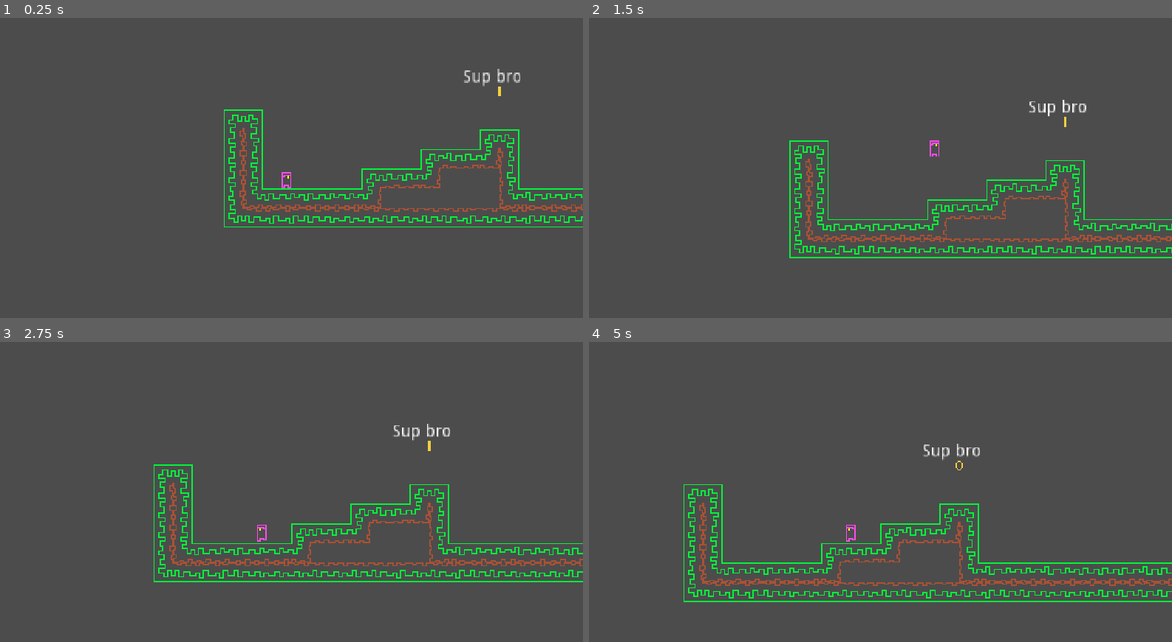
Above: before the commit, frames 1-4 (two rows, left to right).
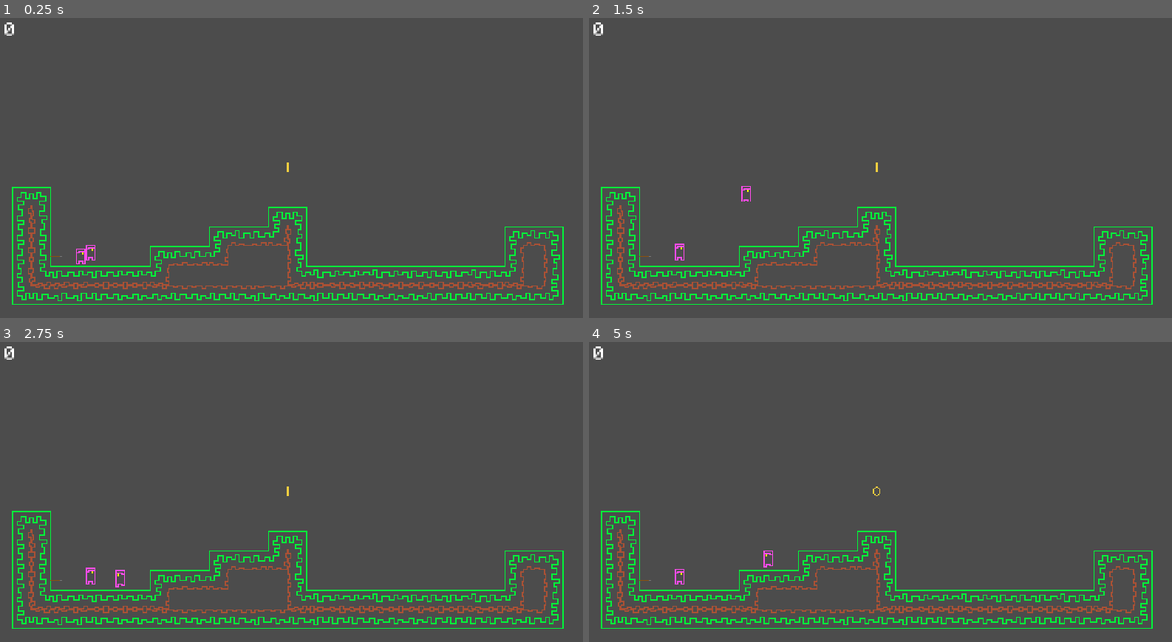
Above: after the commit, the same moments.

Repository: FoxRox87/Platformer2
Game: Godot game, scene res://Levels/Level01.tscn
Same seed, same stepped clock (60 frames per second), same inputs: the game is played once before the commit and once after it. Sound files missing from this copy of the repository are replaced by a short silence.
Inputs:
- Up to frame 1 (0.25 s): no input
- Up to frame 2 (1.5 s): tap Enter at 0.5 s; hold D (move_right) from 0.53 s (still down); tap W (jump) at 0.6, 0.77, 1.07, 1.35 s
- Up to frame 3 (2.75 s): tap W (jump) at 1.52, 1.82, 2.1 s; release D (move_right) at 2.03 s; hold A (move_left) from 2.03 s (still down)
- Up to frame 4 (5 s): release A (move_left) at 2.78 s; hold D (move_right) 2.78-4.28 s; tap W (jump) at 2.85, 3.02, 3.32, 3.6, 3.77, 4.07, 4.35, 4.52, 4.82 s; hold A (move_left) from 4.28 s (still down)

The runs differ from the first frame. In frame 1, 7.5% of the frame differs, in the area x 0-100%, y 1-96%; in frame 2, 7.7%; in frame 3, 7.9%; in frame 4, 8.0%.

Commit message:
1 Spieler

Diff:
--- /dev/null
+++ b/Autoloads/Events.gd
@@ -0,0 +1,3 @@
+extends Node
+
+signal score_changed(value)
--- a/Levels/Level01.tscn
+++ b/Levels/Level01.tscn
@@ -1,9 +1,11 @@
-[gd_scene load_steps=27 format=2]
+[gd_scene load_steps=29 format=2]
 
 [ext_resource path="res://Assets/images/Clean-Forest-Retro-Lines.png" type="Texture" id=1]
 [ext_resource path="res://Objects/Player.tscn" type="PackedScene" id=2]
 [ext_resource path="res://Pickups/Coin.tscn" type="PackedScene" id=3]
 [ext_resource path="res://UI/HUD.tscn" type="PackedScene" id=4]
+[ext_resource path="res://Objects/Weapon.tscn" type="PackedScene" id=5]
+[ext_resource path="res://Objects/Player1.gd" type="Script" id=6]
 
 [sub_resource type="ConvexPolygonShape2D" id=1]
 points = PoolVector2Array( 16, 16, 0, 16, 0, 0, 16, 0 )
@@ -222,9 +224,10 @@
 
 [node name="Level01" type="Node2D"]
 
-[node name="HUD" parent="." instance=ExtResource( 4 )]
-margin_left = 200.0
-margin_top = 100.0
+[node name="CanvasLayer" type="CanvasLayer" parent="."]
+
+[node name="HUD" parent="CanvasLayer" instance=ExtResource( 4 )]
+rect_scale = Vector2( 1, 0.972222 )
 
 [node name="TileMap" type="TileMap" parent="."]
 position = Vector2( 0, -0.420448 )
@@ -234,7 +237,12 @@
 tile_data = PoolIntArray( 589825, 0, 0, 589826, 0, 4, 655361, 0, 131072, 655362, 0, 196612, 655374, 0, 0, 655375, 0, 4, …(1369 unchanged characters)…
 
 [node name="Player" parent="." instance=ExtResource( 2 )]
-position = Vector2( 67.6922, 197.19 )
+position = Vector2( 80.7547, 195.628 )
+
+[node name="Player1" parent="Player" instance=ExtResource( 2 )]
+script = ExtResource( 6 )
 
 [node name="Coin" parent="." instance=ExtResource( 3 )]
 position = Vector2( 240, 128 )
+
+[node name="Weapon" parent="." instance=ExtResource( 5 )]
--- a/Objects/Player.gd
+++ b/Objects/Player.gd
@@ -7,22 +7,7 @@
 
 var velocity := Vector2.ZERO
 
-func _physics_process(delta: float) -> void:
 
-	velocity.x = 0
-
-	if Input.is_action_pressed("move_right"):
-		velocity.x += move_speed
-	if Input.is_action_pressed("move_left"):
-		velocity.x -= move_speed
-
-	velocity.y += gravity * delta
-
-	if Input.is_action_just_pressed("jump"):
-		if is_on_floor():
-			velocity.y = -jump_speed # negative Y is up in Godot
-
-	velocity = move_and_slide(velocity, Vector2.UP)
 
 func _process(delta: float) -> void:
 		change_animation()
--- a/Objects/Player.tscn
+++ b/Objects/Player.tscn
@@ -68,9 +68,3 @@
 [node name="CollisionShape2D" type="CollisionShape2D" parent="."]
 position = Vector2( -1.05112, 1.15623 )
 shape = SubResource( 10 )
-
-[node name="Camera2D" type="Camera2D" parent="."]
-current = true
-drag_margin_h_enabled = true
-drag_margin_v_enabled = true
-editor_draw_drag_margin = true
--- /dev/null
+++ b/Objects/Player1.gd
@@ -0,0 +1,18 @@
+extends "res://Objects/Player.gd"
+
+func _physics_process(delta: float) -> void:
+
+	velocity.x = 0
+
+	if Input.is_action_pressed("move_right"):
+		velocity.x += move_speed
+	if Input.is_action_pressed("move_left"):
+		velocity.x -= move_speed
+
+	velocity.y += gravity * delta
+
+	if Input.is_action_just_pressed("jump"):
+		if is_on_floor():
+			velocity.y = -jump_speed # negative Y is up in Godot
+
+	velocity = move_and_slide(velocity, Vector2.UP)
--- /dev/null
+++ b/Objects/Weapon.gd
@@ -0,0 +1,7 @@
+extends Area2D
+
+
+
+func _on_Weapon_body_entered(body):
+	if body.name == "Player":
+		get_tree().paused = true
--- /dev/null
+++ b/Objects/Weapon.tscn
@@ -0,0 +1,20 @@
+[gd_scene load_steps=4 format=2]
+
+[ext_resource path="res://Assets/images/spear.png" type="Texture" id=1]
+[ext_resource path="res://Objects/Weapon.gd" type="Script" id=2]
+
+[sub_resource type="RectangleShape2D" id=1]
+extents = Vector2( 1, 0.5 )
+
+[node name="Weapon" type="Area2D"]
+position = Vector2( 52.0744, 201.027 )
+script = ExtResource( 2 )
+
+[node name="Sprite" type="Sprite" parent="."]
+texture = ExtResource( 1 )
+
+[node name="CollisionShape2D" type="CollisionShape2D" parent="."]
+position = Vector2( 4.00671, -0.493621 )
+shape = SubResource( 1 )
+
+[connection signal="body_entered" from="." to="." method="_on_Weapon_body_entered"]
--- a/Pickups/Coin.gd
+++ b/Pickups/Coin.gd
@@ -1,9 +1,11 @@
 extends Area2D
 
+const score_value = 1
 
 func _on_Coin_body_entered(body: Node) -> void:
 	$AnimatedSprite.play("pickup")
 	$AudioStreamPlayer2D.play()
+	Events.emit_signal("score_changed", score_value)
 
 func _on_AudioStreamPlayer2D_finished() -> void:
 	queue_free()
--- /dev/null
+++ b/UI/HUD.gd
@@ -0,0 +1,18 @@
+extends Control
+
+onready var label = $MarginContainer/VBoxContainer/HBoxContainer/ScoreLabel
+
+var score = 0
+
+func _ready() -> void:
+	label.text = str(score)
+
+func _enter_tree() -> void:
+	Events.connect("score_changed", self, "_on_score_changed")
+
+func _exit_tree() -> void:
+	Events.disconnect("score_changed", self, "_on_score_changed")
+
+func _on_score_changed (value):
+	score += value
+	label.text = str(score)
--- a/UI/HUD.tscn
+++ b/UI/HUD.tscn
@@ -1,8 +1,12 @@
-[gd_scene format=2]
+[gd_scene load_steps=3 format=2]
+
+[ext_resource path="res://Assets/fonts/minecraft.fnt" type="BitmapFont" id=1]
+[ext_resource path="res://UI/HUD.gd" type="Script" id=2]
 
 [node name="HUD" type="Control"]
 anchor_right = 1.0
 anchor_bottom = 1.0
+script = ExtResource( 2 )
 __meta__ = {
 "_edit_use_anchors_": false
 }
@@ -24,9 +28,12 @@
 
 [node name="HBoxContainer" type="HBoxContainer" parent="MarginContainer/VBoxContainer"]
 margin_right = 460.0
-margin_bottom = 14.0
+margin_bottom = 16.0
 
-[node name="Label" type="Label" parent="MarginContainer/VBoxContainer/HBoxContainer"]
-margin_right = 48.0
-margin_bottom = 14.0
+[node name="ScoreLabel" type="Label" parent="MarginContainer/VBoxContainer/HBoxContainer"]
+margin_right = 62.0
+margin_bottom = 16.0
+custom_fonts/font = ExtResource( 1 )
 text = "Sup bro"
+align = 1
+valign = 1
--- a/project.godot
+++ b/project.godot
@@ -13,6 +13,10 @@
 config/name="Retro Platformer"
 run/main_scene="res://Levels/Level01.tscn"
 config/icon="res://icon.png"
+
+[autoload]
+
+Events="*res://Autoloads/Events.gd"
 
 [display]
 
Binary file added: Assets/images/spear.png
Not shown, added: Assets/images/spear.png.import
